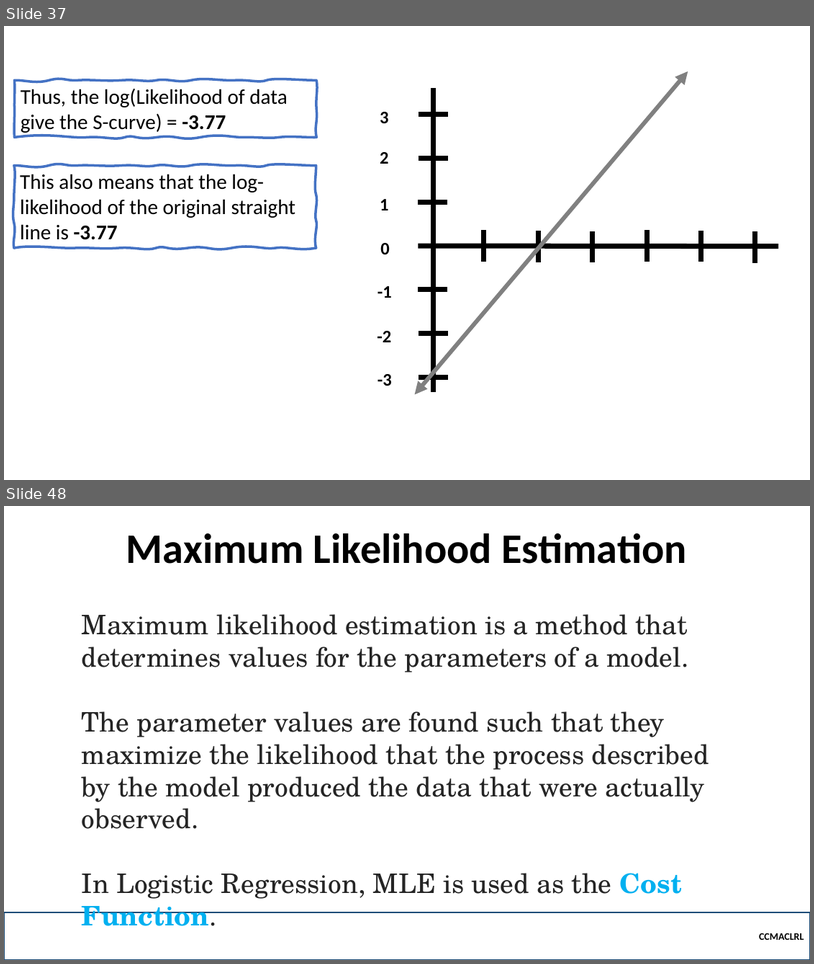
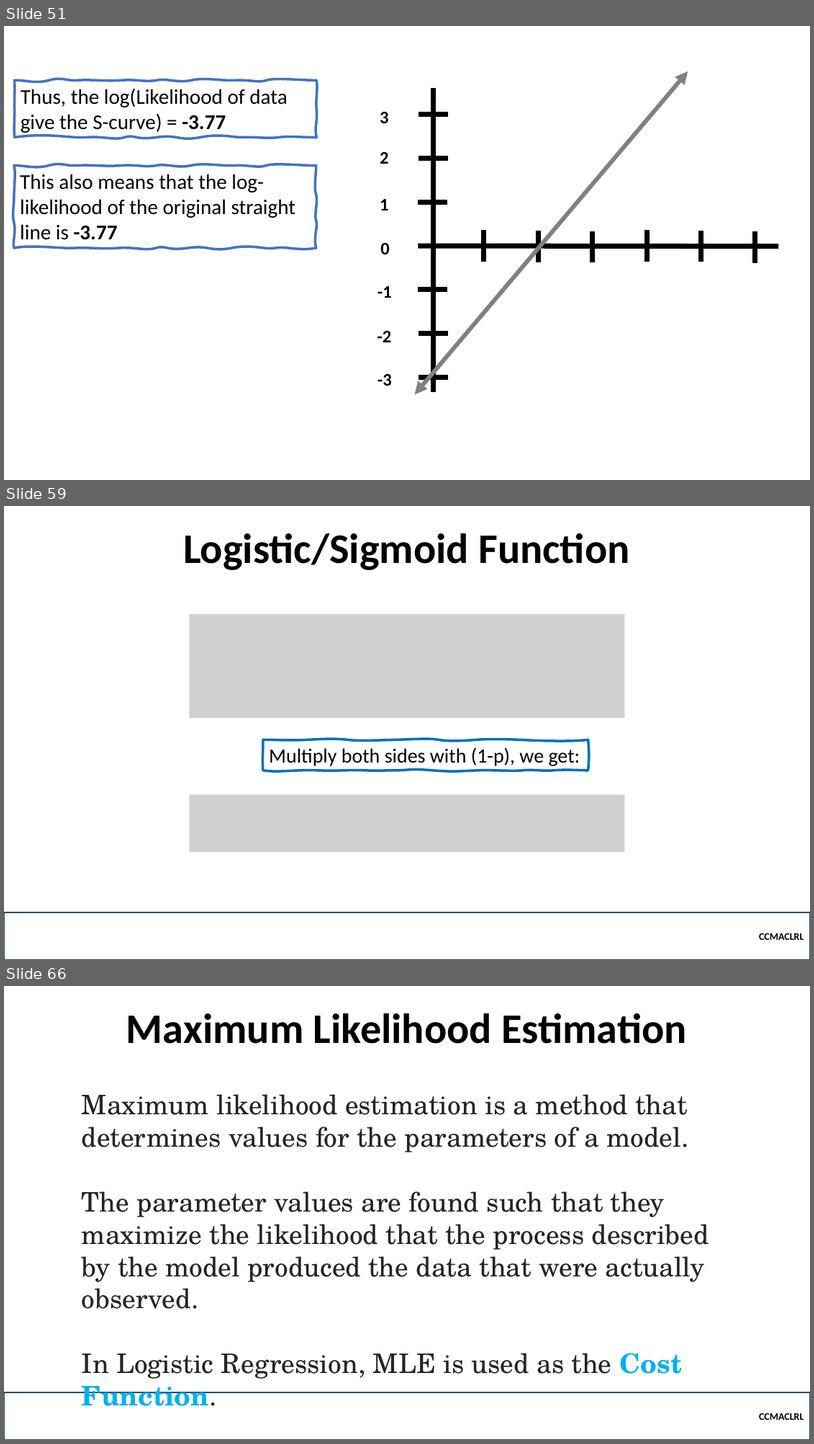
Before and after one commit to robitussin/CCMACLRL, a slide deck: 5 - Logistic Regression/Logistic Regression (Math).pptx. Shown one above the other, each under a label of ours: slides 37 and 48 before the commit, slides 51, 59 and 66 after it; the slides between them are not shown. The pictures are 814x964 and 814x1444 pixels, drawn with LibreOffice and Linux fonts; fonts in the diff are those of the drawing; grey boxes stand for pictures; background and template pictures are left out. Boxes give left, top, right and bottom in pixels: in the first picture for what was removed or moved away, otherwise in the second. Text is boxed around its words. In the diff, an @@ line names an element or a change of style, - is before the commit and + after.

```diff
--- a/5 - Logistic Regression/Logistic Regression (Math).pptx
+++ b/5 - Logistic Regression/Logistic Regression (Math).pptx
@@ slide 59 added at (4, 506, 810, 960), background picture (left out) @@
@@ title added at (183, 533, 630, 570), 50 pt, text #000000, bold @@
+Logistic/Sigmoid Function
@@ picture added at (190, 614, 625, 718) @@
@@ freeform shape added at (263, 739, 589, 770), outline #0070C0 3 pt, 24 pt, text #000000 @@
+Multiply both sides with (1-p), we get:
@@ picture added at (190, 795, 625, 852) @@
@@ rectangle added at (4, 912, 810, 960), outline #1F4E79 2.25 pt, 12 pt, text #000000, bold @@
+CCMACLRL
@@ what was slide 37 is now slide 51 @@
@@ what was slide 48 is now slide 66 @@
```
Also in this commit, not shown: 28 slides changed, 17 other slides added.
